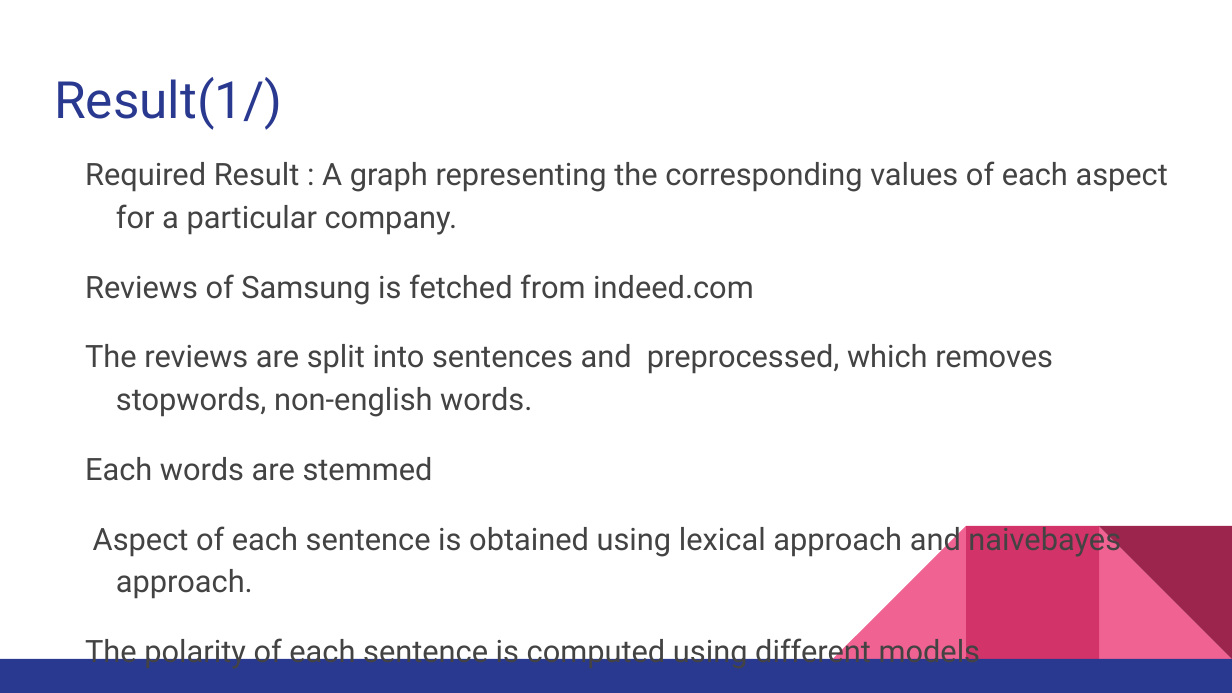
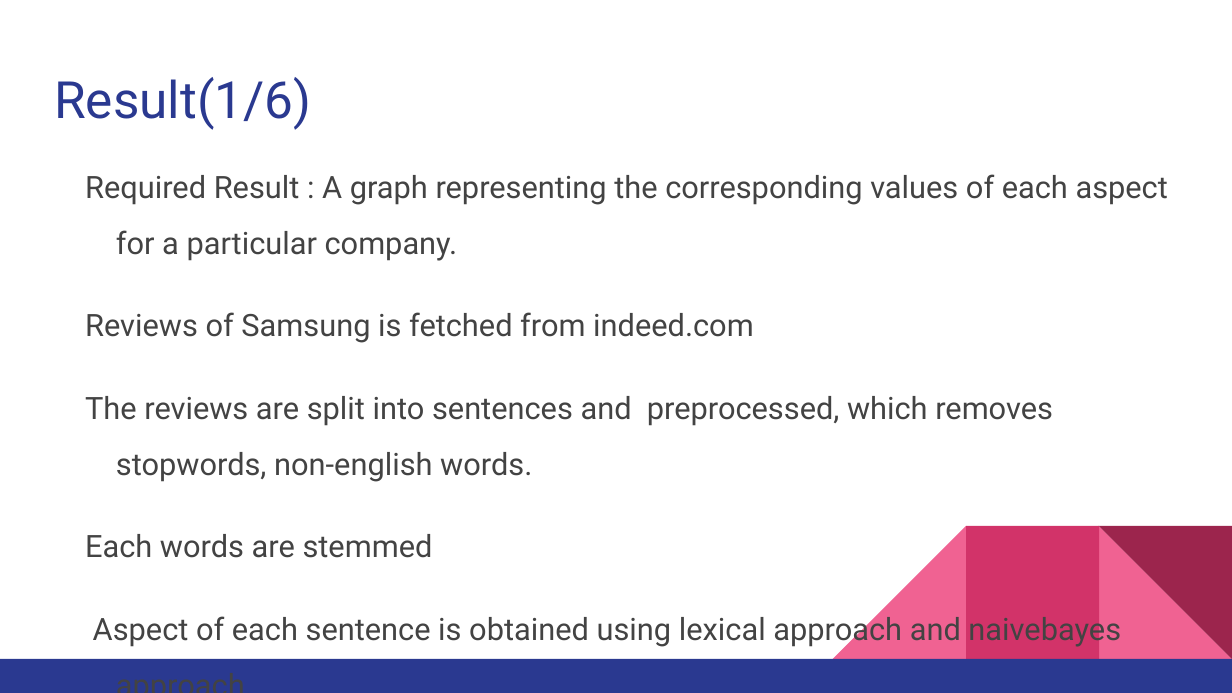
Before and after one commit to pranavshenoy/job_analysis, a slide deck: slide 20 of Presentation/final_presentation.pptx (slide 14 before the commit). Drawn at 1232x693 pixels with LibreOffice and Linux fonts; fonts in the diff are those of the drawing. Boxes give left, top, right and bottom in pixels: in the first picture for what was removed or moved away, otherwise in the second. Text is boxed around its words. In the diff, an @@ line names an element or a change of style, - is before the commit and + after.

```diff
--- a/Presentation/final_presentation.pptx
+++ b/Presentation/final_presentation.pptx
@@ title at [54,77,311,130]: text changed @@
-Result(1/)
+Result(1/6)
@@ text "Required Result : A graph ..." at [85,174,1168,649]: line spacing 1.15 to 1.5 @@
@@ text at [85,634,981,670]: paragraph removed @@
-The polarity of each sentence is computed using different models
```
Also in this commit, not shown: 4 other slides changed, 15 slides added, 1 slide removed, 12 other files.
